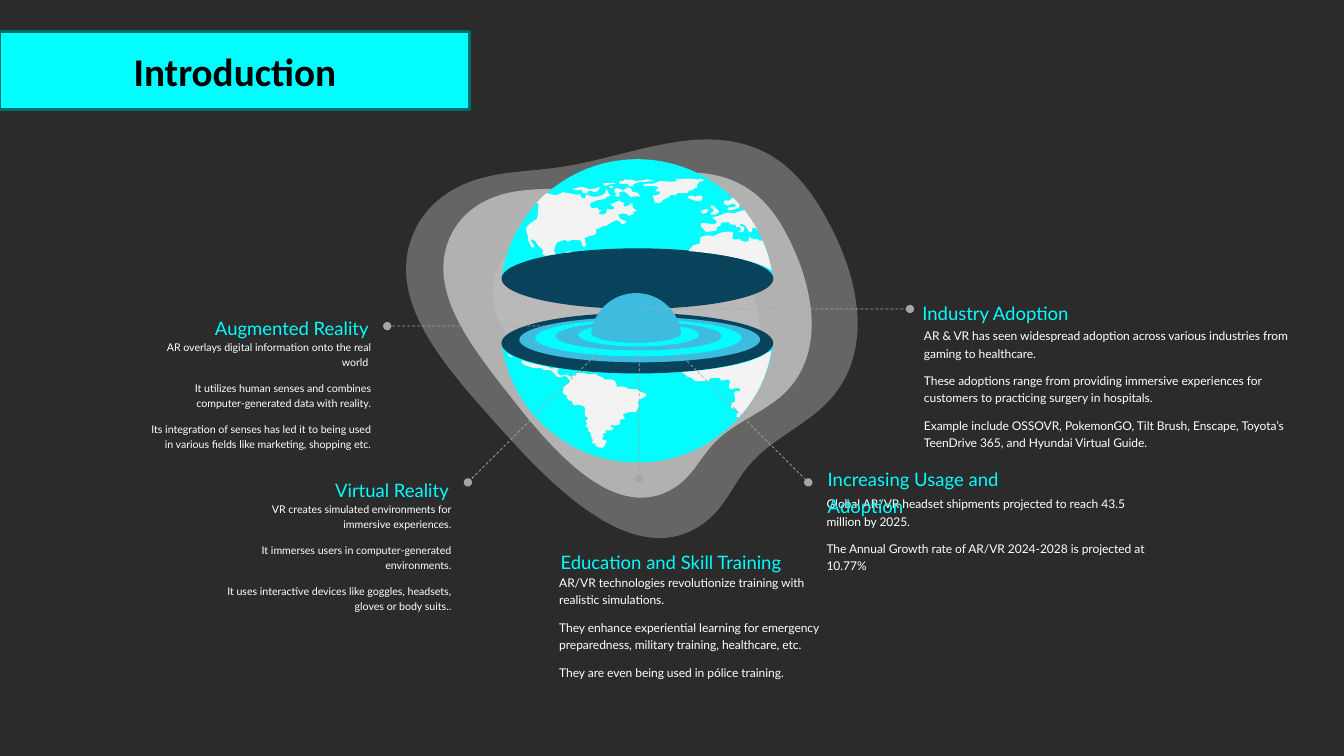
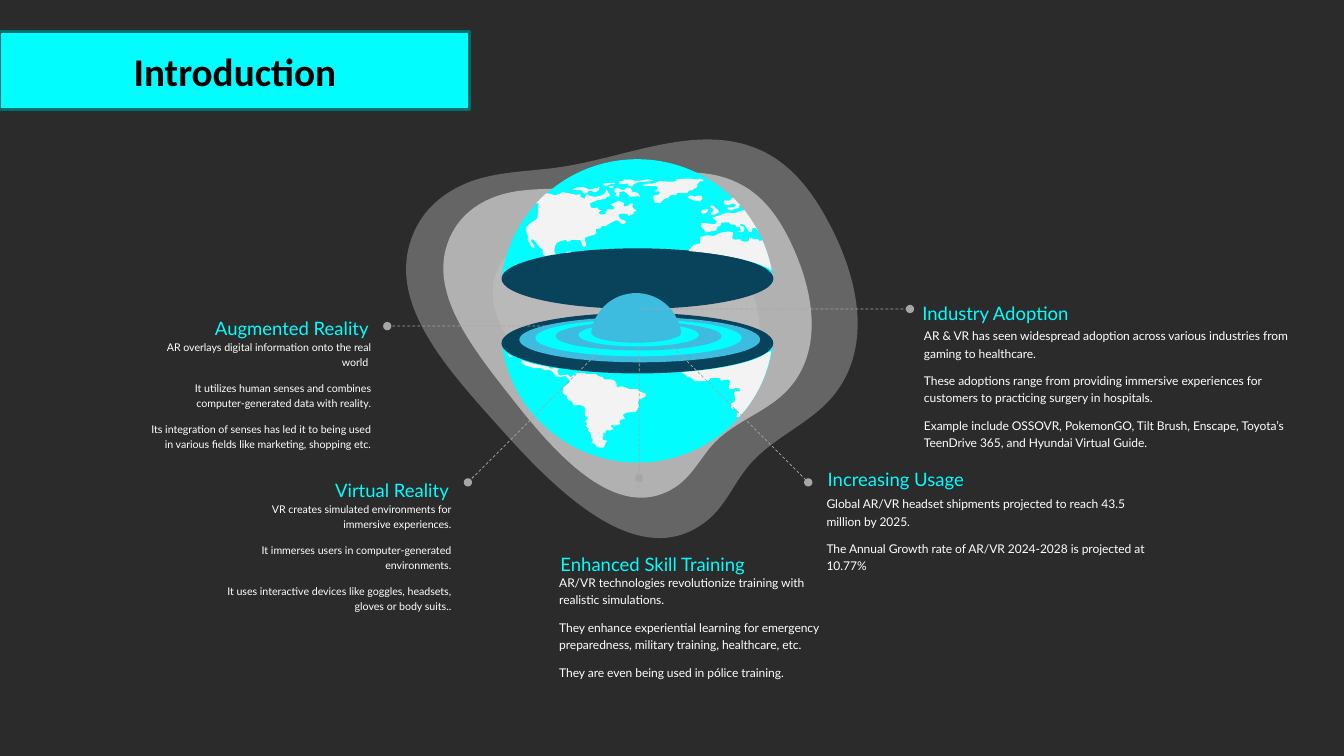
Before and after one commit to Dibya-Bharat/Major_project, a slide deck: slide 2 of Report/Research Paper PPT2.pptx. Drawn at 1344x756 pixels with LibreOffice and Linux fonts; fonts in the diff are those of the drawing; background and template pictures are left out; a plain dark background stands for a picture behind light text. Boxes give left, top, right and bottom in pixels: in the first picture for what was removed or moved away, otherwise in the second. Text is boxed around its words. In the diff, an @@ line names an element or a change of style, - is before the commit and + after.

```diff
--- a/Report/Research Paper PPT2.pptx
+++ b/Report/Research Paper PPT2.pptx
@@ text in free at (x1=828, y1=472, x2=964, y2=490): text changed @@
-Increasing Usage and Adoption
+Increasing Usage
@@ free "Enhanced Skill Training" resized from (x1=559, y1=552, x2=785, y2=570) to (x1=559, y1=552, x2=809, y2=573) @@
@@ text in free at (x1=560, y1=557, x2=745, y2=575): text changed @@
-Education and Skill Training
+Enhanced Skill Training
```
Also in this commit, not shown: 3 other slides changed.
